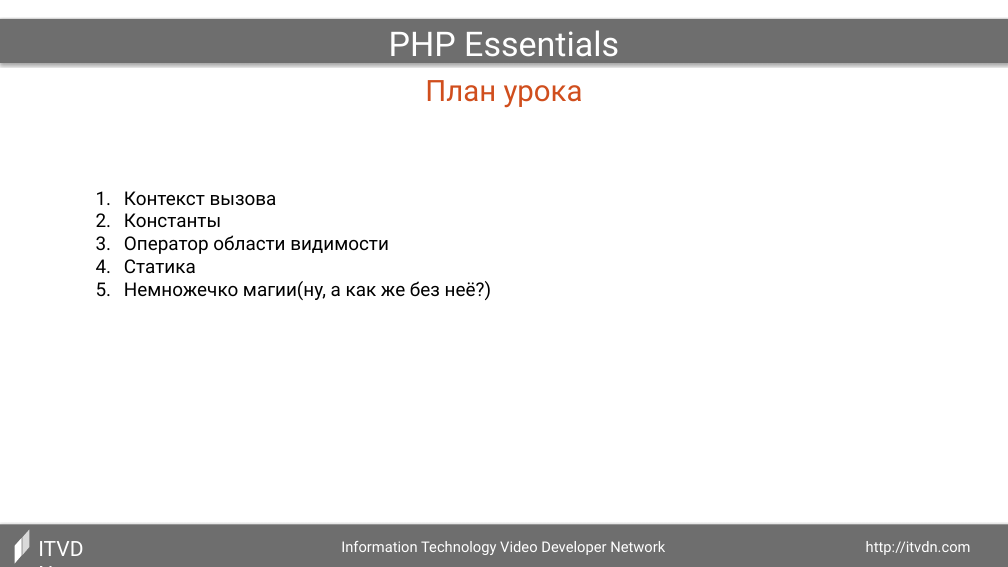
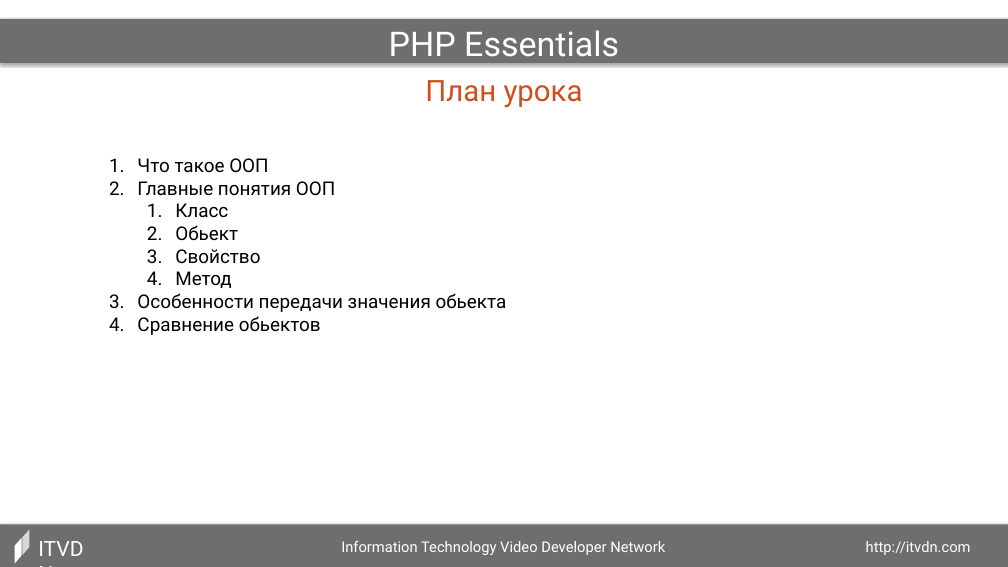
Before and after one commit to dozer111/itvdn, a slide deck: slide 4 of PHP Essentials/002_Контекст вызова. Константы. Статика в PHP ООП/002_Контекст вызова. Константы. Статика в PHP ООП (Презентация).pptx (slide 3 before the commit). Drawn at 1008x567 pixels with LibreOffice and Linux fonts; fonts in the diff are those of the drawing. Boxes give left, top, right and bottom in pixels: in the first picture for what was removed or moved away, otherwise in the second. Text is boxed around its words. In the diff, an @@ line names an element or a change of style, - is before the commit and + after.

```diff
--- a/PHP Essentials/002_Контекст вызова. Константы. Статика в PHP ООП/002_Контекст вызова. Константы. Статика в PHP ООП (Презентация).pptx
+++ b/PHP Essentials/002_Контекст вызова. Константы. Статика в PHP ООП/002_Контекст вызова. Константы. Статика в PHP ООП (Презентация).pptx
@@ text at bbox=[137, 158, 507, 335]: text changed @@
-1. Контекст вызова
-2. Константы
-3. Оператор области видимости
-4. Статика
-5. Немножечко магии(ну, а как же без неё?)
+1. Что такое ООП
+2. Главные понятия ООП
+  1. Класс
+  2. Обьект
+  3. Свойство
+  4. Метод
+3. Особенности передачи значения обьекта
+4. Сравнение обьектов
```
Also in this commit, not shown: 11 other slides changed, 2 slides added, 14 other files.
